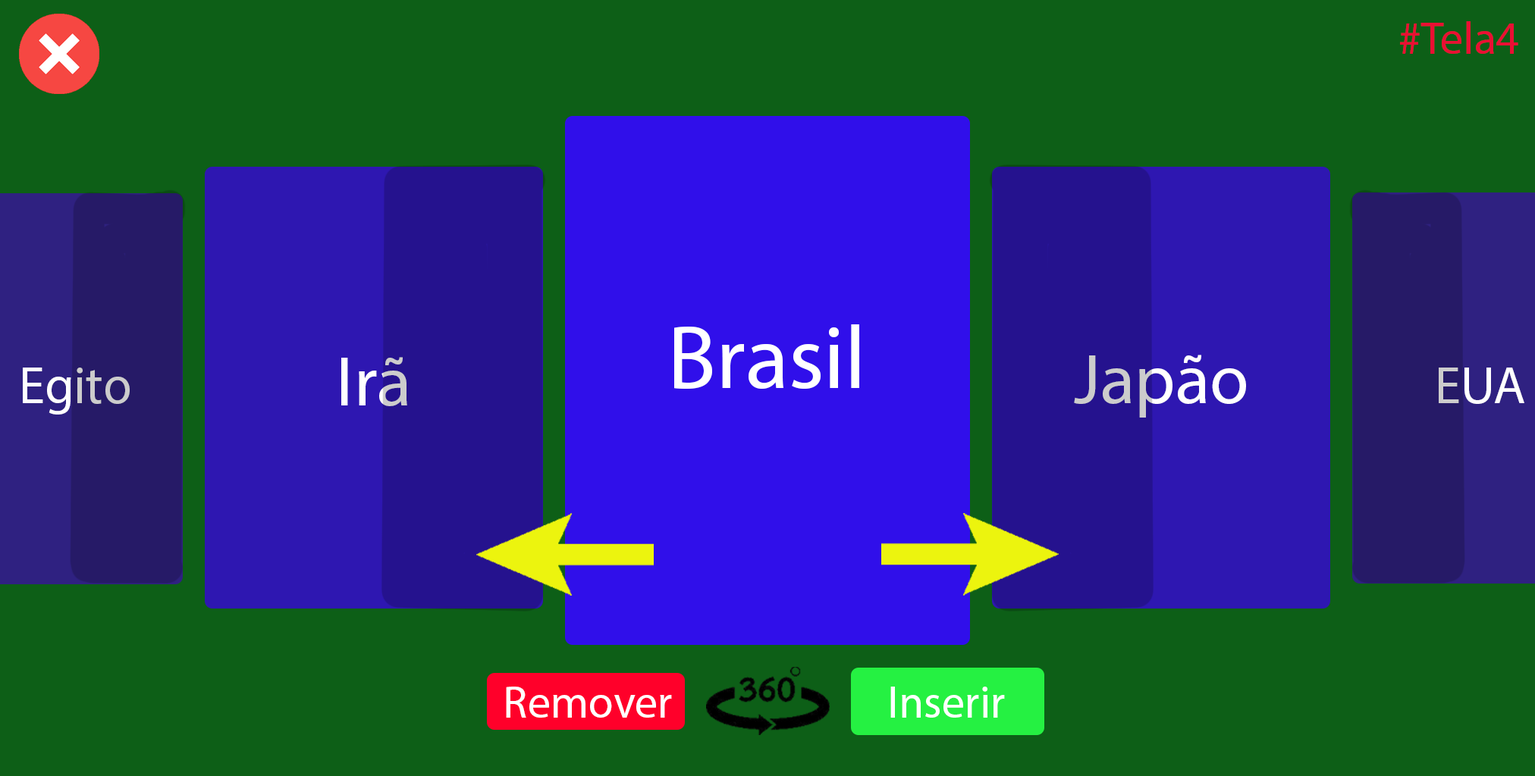
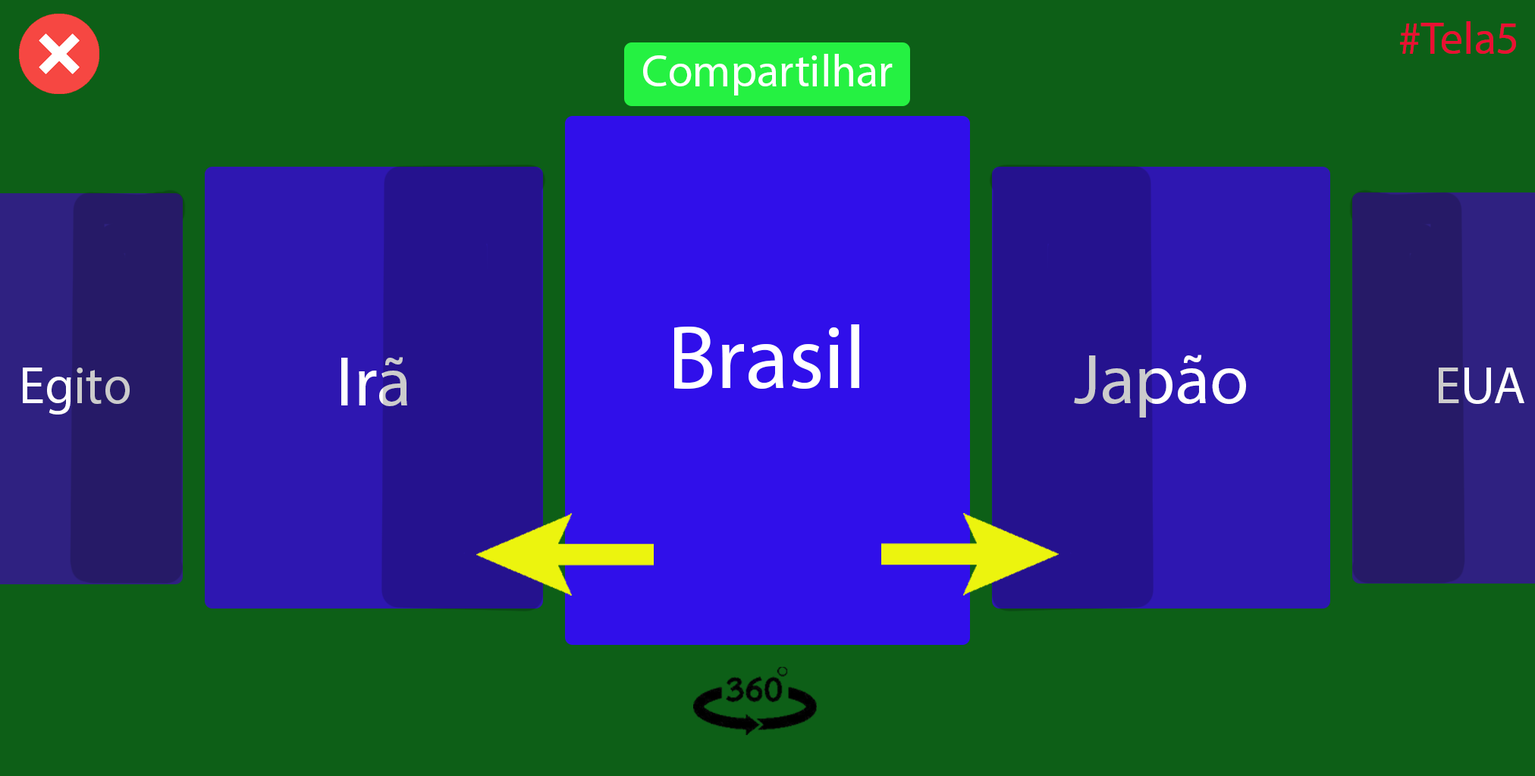
Revision of a layered 1535px x 776px image; what changed, layer by layer:
added group "Compartilhar5" with 19 layers above "Inserir/Remover4" over (x1=486, y1=23, x2=1518, y2=736)
added layer "Compartilhar" in group "Compartilhar5" over (x1=623, y1=42, x2=910, y2=107)
added layer "Layer 1" (1st of 3, in "Compartilhar5") in group "Compartilhar5" over (x1=692, y1=667, x2=817, y2=736)
added layer "#Tela5" in group "Compartilhar5" over (x1=1495, y1=23, x2=1516, y2=54)
renamed "Inserir/Remover" to "Inserir/Remover4", hid the group it (19 layers) over (x1=486, y1=23, x2=1518, y2=736)
